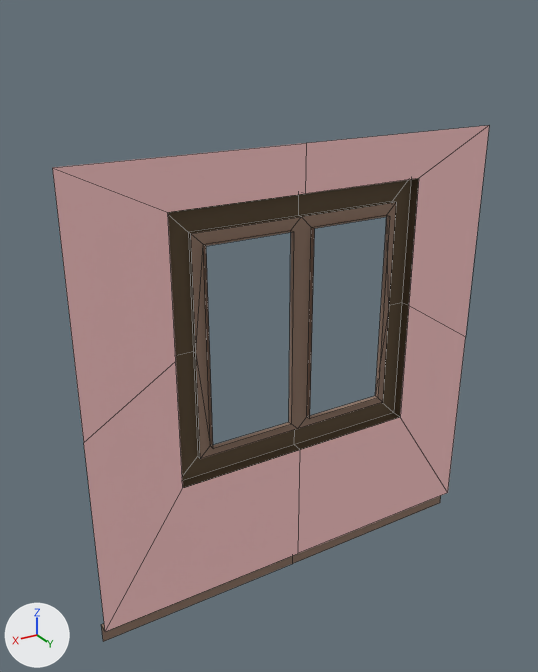
What one commit did to the FBX model Content/Game_Art/FBX/Archi/SM_Fenetre_1_1x2.fbx.
Both versions are drawn from a 50 mm lens placed at (0.66, 3.44, 2.56), pointed at (-0.89, 0.85, 1.26). Lighting does not change. The marker at lower left points along +X, +Y and +Z. Mesh edges are drawn as thin lines. Where no turn or scale is listed for an object, it has been applied to the vertices.

Names of what the first picture shows: 'SM_Fenetre_1_1x2'.
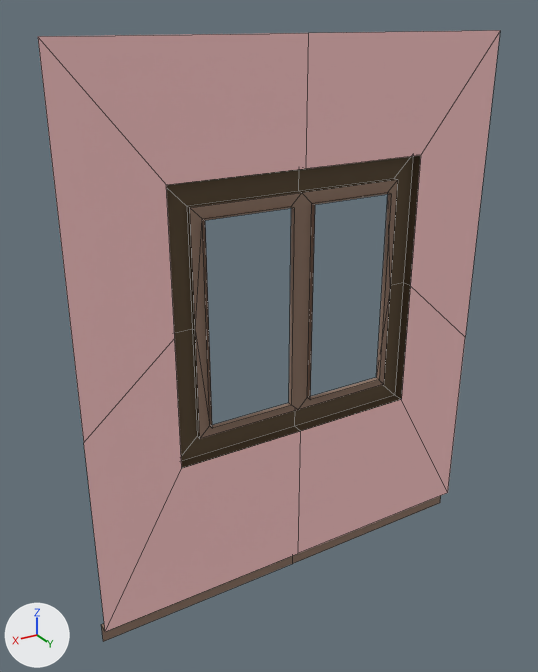
Location of each change, [x1, y1, x2, y2] in pixels of the pictures (538 x 672 px; the box of a moved part takes in the faces that stretch with it):
'SM_Fenetre_1_1x2', reshaped (18% taller)
    before: [52, 125, 489, 642]
    after: [38, 30, 500, 642]
part 1 of me_mesh, moved or reshaped
    before: [84, 178, 465, 632]
    after: [84, 155, 465, 632]
part 2 of me_mesh, moved or reshaped
    before: [52, 125, 489, 442]
    after: [38, 30, 500, 442]

Patch to the scene script:
```diff
--- a/Content/Game_Art/FBX/Archi/SM_Fenetre_1_1x2.fbx.py
+++ b/Content/Game_Art/FBX/Archi/SM_Fenetre_1_1x2.fbx.py
@@ me_mesh @@
 me_mesh.from_pydata(...)  # 62 vertices, 55 faces; spans x -2.0..0.0, y 0.9..0.95, z 0.0..2.1
 # used by ob_sm_fenetre_1_1x2; location = (0.0, 0.0, 0.0)
+# me_mesh part 1: all 48 vertices in x -1.6..-0.4, y 0.9..0.95, z 0.7..1.9 are moved by (0.0, 0.0, 0.1)
+# me_mesh part 2: all 3 vertices in x -2.0..0.0, y 0.95, z 2.1 are moved by (0.0, 0.0, 0.4)
 me_mesh.materials.append(mat_material__40)
```
